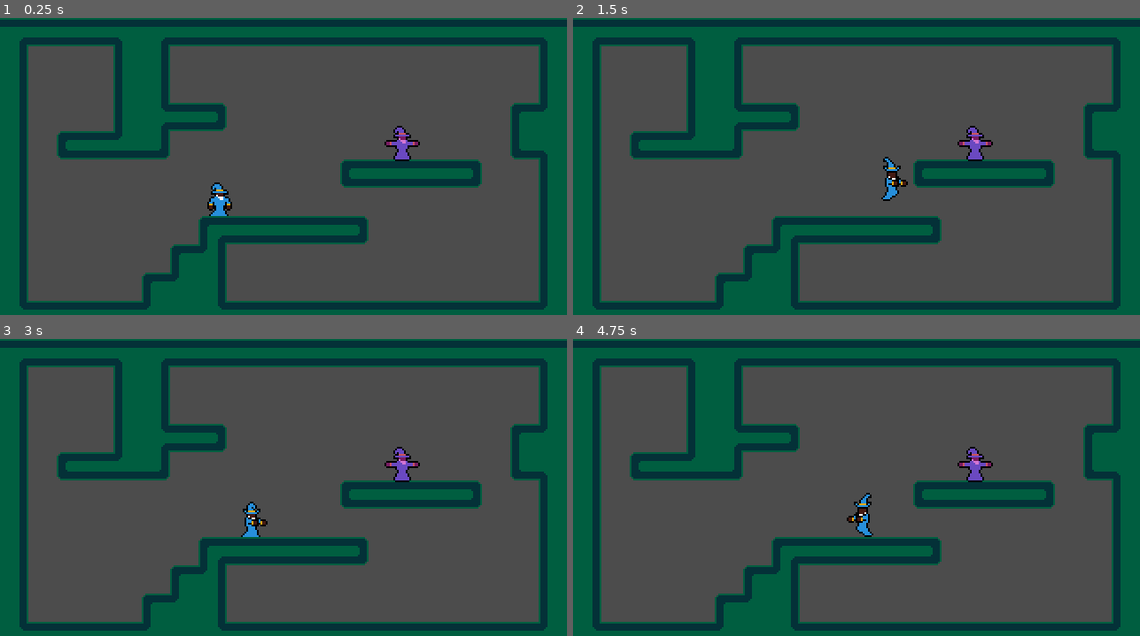
Above: before the commit, frames 1-4 (two rows, left to right).
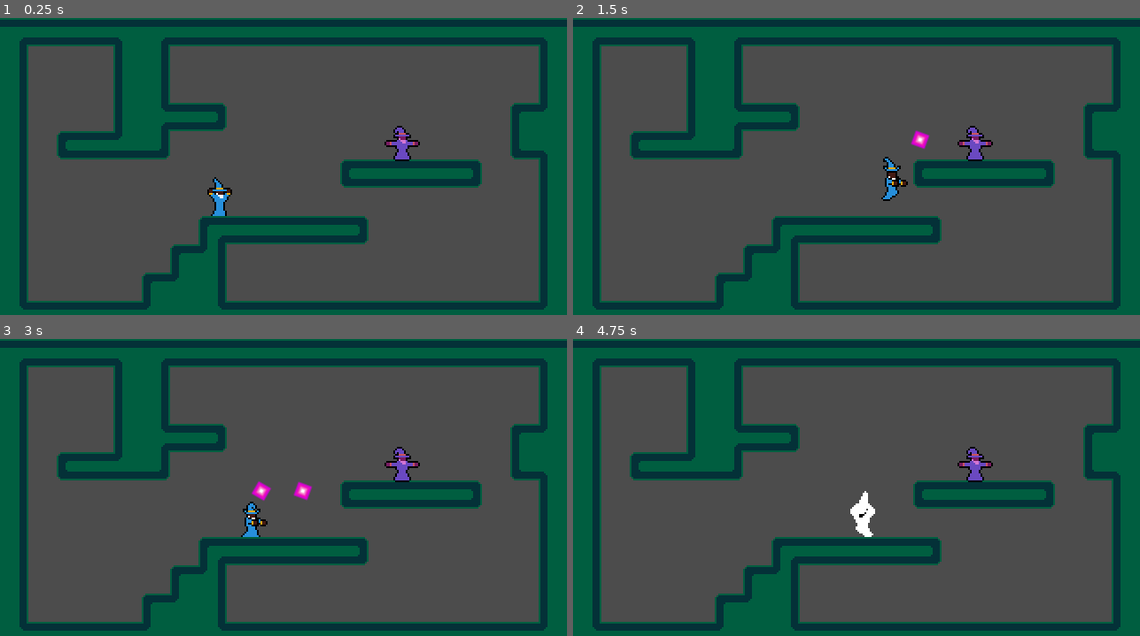
Above: after the commit, the same moments.

Repository: crasheds22/WizBiz
Game: Godot game, scene res://World.tscn
The game is run twice, just before and just after one commit, with the same random seed, the same clock (stepped at 60 frames per second) and the same inputs.
Inputs (mouse positions are in pixels of both pictures, inside the frame that each line leads up to):
- Up to frame 1 (0.25 s): no input
- Up to frame 2 (1.5 s): tap Enter at 0.5 s; move the mouse to (981, 160) at 0.52 s; press the mouse at (981, 160) at 0.53 s; hold D (right) from 0.53 s (still down); tap Space (jump) at 0.77 s; move the mouse to (743, 193) at 1.27 s; release the mouse at (743, 193) at 1.28 s; click (743, 193) at 1.35 s
- Up to frame 3 (3 s): tap Space (jump) at 1.52 s; move the mouse to (340, 428) at 2.02 s; release D (right) at 2.03 s; press the mouse at (340, 428) at 2.03 s; hold A (left) 2.03-2.78 s; move the mouse to (255, 561) at 2.77 s; release the mouse at (255, 561) at 2.78 s; hold D (right) from 2.78 s (still down); click (255, 561) at 2.85 s
- Up to frame 4 (4.75 s): tap Space (jump) at 3.02, 3.77, 4.52 s; move the mouse to (1026, 546) at 3.52 s; press the mouse at (1026, 546) at 3.53 s; move the mouse to (686, 448) at 4.27 s; release D (right) at 4.28 s; release the mouse at (686, 448) at 4.28 s; hold A (left) from 4.28 s (still down); click (686, 448) at 4.35 s

The runs differ from the first frame. In frame 1, 0.3% of the frame differs, in the area x 36-41%, y 53-67%; in frame 2, 0.1%; in frame 3, 0.3%; in frame 4, 0.4%, in the area x 48-54%, y 51-67%.

Commit message:
he fires somewhat

Diff:
--- /dev/null
+++ b/MagicMissile.gd
@@ -0,0 +1,23 @@
+extends KinematicBody2D
+
+var speed = 150
+var velocity = Vector2()
+
+onready var animationPlayer = $AnimationPlayer
+
+func start(pos, dir):
+	position = pos
+	rotation_degrees  = dir;
+	velocity = Vector2(speed, 0).rotated(rotation)
+
+func _process(delta):
+	rotate(deg2rad(10))
+
+func _physics_process(delta):
+	animationPlayer.play("Flying")
+
+	var collision = move_and_collide(velocity * delta)
+	if collision:
+		if collision.collider.has_method("getHurt"):
+			collision.collider.getHurt()
+		queue_free()
--- /dev/null
+++ b/MagicMissile.tscn
@@ -0,0 +1,38 @@
+[gd_scene load_steps=5 format=2]
+
+[ext_resource path="res://MagicMissile.gd" type="Script" id=1]
+[ext_resource path="res://magic_missile_v1.png" type="Texture" id=2]
+
+[sub_resource type="RectangleShape2D" id=1]
+extents = Vector2( 4, 4 )
+
+[sub_resource type="Animation" id=2]
+resource_name = "Flying"
+length = 1.2
+loop = true
+tracks/0/type = "value"
+tracks/0/path = NodePath("Sprite:frame")
+tracks/0/interp = 1
+tracks/0/loop_wrap = true
+tracks/0/imported = false
+tracks/0/enabled = true
+tracks/0/keys = {
+"times": PoolRealArray( 0, 0.2, 0.4, 0.6, 0.8, 1 ),
+"transitions": PoolRealArray( 1, 1, 1, 1, 1, 1 ),
+"update": 1,
+"values": [ 0, 1, 2, 3, 2, 1 ]
+}
+
+[node name="MagicMissile" type="KinematicBody2D"]
+script = ExtResource( 1 )
+
+[node name="Sprite" type="Sprite" parent="."]
+texture = ExtResource( 2 )
+hframes = 4
+
+[node name="CollisionShape2D" type="CollisionShape2D" parent="."]
+visible = false
+shape = SubResource( 1 )
+
+[node name="AnimationPlayer" type="AnimationPlayer" parent="."]
+anims/Flying = SubResource( 2 )
--- a/The Wiz.gd
+++ b/The Wiz.gd
@@ -13,6 +13,8 @@
 var doubleJumped = false
 var x_input = 0
 var postCastTimer = 0
+
+var MagicMissile = preload("res://MagicMissile.tscn")
 
 onready var sprite 			= $Sprite
 onready var animationPlayer = $AnimationPlayer
@@ -68,11 +70,10 @@
 
 	anim_control(delta)
 
-	for i in get_slide_count():
-		var collision = get_slide_collision(i)
-		if collision.collider.has_method("getHurt"):
-			collision.collider.getHurt()
-
+	if Input.is_action_just_released("fire"):
+		var mm = MagicMissile.instance()
+		mm.start($Position2D.global_position, 0)
+		get_parent().add_child(mm)
 
 
 func _physics_process(delta):
--- a/The Wiz.tscn
+++ b/The Wiz.tscn
@@ -268,6 +268,7 @@
 texture = ExtResource( 1 )
 vframes = 12
 hframes = 6
+frame = 12
 
 [node name="CollisionShape2D" type="CollisionShape2D" parent="."]
 position = Vector2( 0, -7 )
@@ -290,3 +291,6 @@
 "anims/Phase shift" = SubResource( 12 )
 "anims/Pre cast spell" = SubResource( 2 )
 anims/Walk = SubResource( 13 )
+
+[node name="Position2D" type="Position2D" parent="."]
+position = Vector2( 0, -26 )
--- a/World.tscn
+++ b/World.tscn
@@ -1,8 +1,9 @@
-[gd_scene load_steps=52 format=2]
+[gd_scene load_steps=53 format=2]
 
 [ext_resource path="res://test_tileset_v1.png" type="Texture" id=1]
 [ext_resource path="res://The Wiz.tscn" type="PackedScene" id=2]
 [ext_resource path="res://Enemy.tscn" type="PackedScene" id=3]
+[ext_resource path="res://MagicMissile.tscn" type="PackedScene" id=4]
 
 [sub_resource type="ConvexPolygonShape2D" id=1]
 points = PoolVector2Array( 0, 0, 16, 0, 16, 16, 0, 16 )
@@ -466,4 +467,6 @@
 
 [node name="Enemy" parent="." instance=ExtResource( 3 )]
 position = Vector2( 227, 81 )
+
+[node name="MagicMissile" parent="." instance=ExtResource( 4 )]
 [connection signal="enemy_collision" from="Enemy" to="The Wiz" method="_on_Enemy_enemy_collision"]
Binary file added: arcane_particle_v1.png
Not shown, added: arcane_particle_v1.png.import
Binary file added: magic_missile_v1.png
Not shown, added: magic_missile_v1.png.import
Binary file added: target_lock_sheet_v1.png
Not shown, added: target_lock_sheet_v1.png.import
